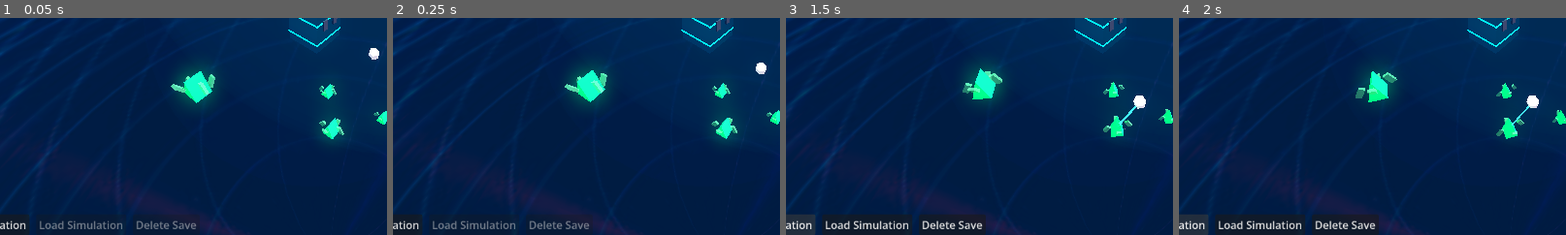
Above: before the commit, frames 1-4 (left to right).
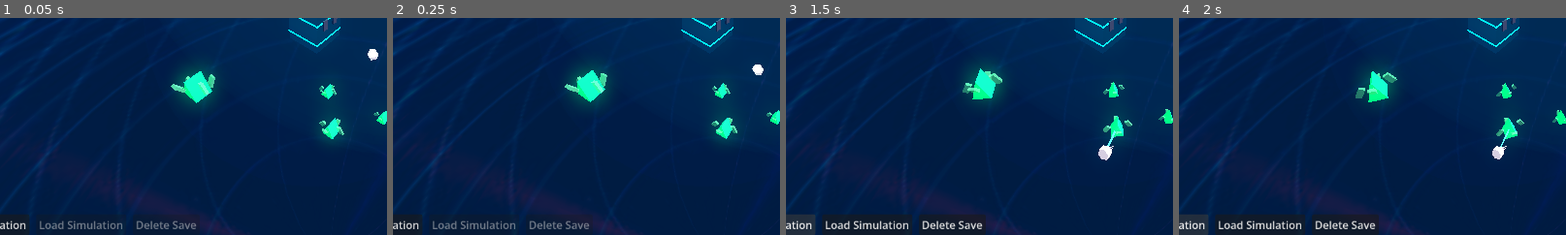
Above: after the commit, the same moments.

Repository: peterlavey/immanent
Game: Godot game, scene res://src/core/world/World.tscn
Two runs of this game, one before a commit and one after it. Both use one fixed random seed, a clock stepped at 60 frames per second and the inputs below. Sound files missing from this copy of the repository are replaced by a short silence.
Inputs (mouse positions are % of the whole screen's width and height, from its top left):
- Up to frame 1 (0.05 s): no input
- Up to frame 2 (0.25 s): no input
- Up to frame 3 (1.5 s): move the mouse to (72, 45) at 0.52 s; click (72, 45) at 0.67 s; click "Save Simulation" at 1.25 s
- Up to frame 4 (2 s): no input
The pictures show only the part of the screen within x 9-59%, y 47-97%; the shares and areas given below are measured in that part.

The runs differ from the first frame. In frame 1, less than 0.1% of the frame differs, in the area x 94-98%, y 13-20%; in frame 2, 0.1%; in frame 3, 0.5%, in the area x 80-93%, y 35-66%; in frame 4, 0.4%.

Commit message:
Add Psinergy system for G1 units: Implement connection-based upgrades with proximity detection, visualized beams, and extraction boost. Introduce "Psinergy" upgrade in Upgrade Menu, restrict to Core Level 2+. Update save/load system, stats UI, and documentation.

Diff:
--- a/src/core/core/SaveManager.gd
+++ b/src/core/core/SaveManager.gd
@@ -101,7 +101,9 @@
 			"load": g.current_load,
 			"speed": g.move_speed,
 			"capacity": g.carry_capacity,
-			"extraction": g.extraction_rate
+			"extraction": g.extraction_rate,
+			"conn_range": g.connection_range,
+			"conn_boost": g.connection_boost
 		})
 
 	for g in get_tree().get_nodes_in_group("genezis_g2"):
@@ -162,6 +164,8 @@
 		g.move_speed = g_data.speed
 		g.carry_capacity = g_data.capacity
 		g.extraction_rate = g_data.extraction
+		g.connection_range = g_data.get("conn_range", 0.0)
+		g.connection_boost = g_data.get("conn_boost", 1.0)
 		world_manager.genezis_spawned.emit(g)
 
 	# Restore Genezis G2
--- a/src/core/world_manager/WorldManager.gd
+++ b/src/core/world_manager/WorldManager.gd
@@ -242,3 +242,7 @@
 		var capacity_level = menu.upgrade_levels.get("capacity", 0)
 		if capacity_level > 0:
 			genezis.upgrade_capacity(pow(1.2, capacity_level))
+		# Psinergy
+		var psinergy_level = menu.upgrade_levels.get("psinergy", 0)
+		if psinergy_level > 0:
+			genezis.upgrade_psinergy(psinergy_level)
--- a/src/entities/genezis/genezis_g1/GenezisG1.gd
+++ b/src/entities/genezis/genezis_g1/GenezisG1.gd
@@ -7,6 +7,10 @@
 @export var move_speed: float = 5.0
 @export var carry_capacity: int = 100 # Capacity in bytes
 @export var extraction_rate: int = 10 # Bytes per second
+
+# Psinergy upgrade variables
+@export var connection_range: float = 0.0 # Disabled by default (0.0)
+@export var connection_boost: float = 1.0 # Multiplier (1.0 = no boost)
 
 var current_state: State = State.IDLE
 var target_data_spot: Node3D = null
@@ -16,6 +20,8 @@
 var merging_target_pos: Vector3 = Vector3.ZERO
 var _extraction_accumulator: float = 0.0
 
+var connected_g1: CharacterBody3D = null
+
 # Stuck detection variables
 var _stuck_timer: float = 0.0
 var _last_position: Vector3 = Vector3.ZERO
@@ -40,9 +46,18 @@
 func upgrade_capacity(multiplier: float) -> void:
 	carry_capacity = int(carry_capacity * multiplier)
 
+func upgrade_psinergy(level: int) -> void:
+	if level <= 0:
+		connection_range = 0.0
+		connection_boost = 1.0
+	else:
+		connection_range = level * 5.0
+		connection_boost = 1.0 + (level * 0.2)
+
 @onready var visuals: Node3D = $Visuals
 @onready var head: MeshInstance3D = $Visuals/Head
 @onready var connection_beam: MeshInstance3D = $ConnectionBeam
+@onready var psinergy_beam: MeshInstance3D = $PsinergyBeam
 @onready var data_particles: GPUParticles3D = $DataParticles
 
 var _pulse_timer: float = 0.0
@@ -87,9 +102,29 @@
 	else:
 		head.scale = Vector3.ONE
 		_pulse_timer = 0.0
+
+		# Show G1 connection beam at all times when not mining or depositing
+		# Only the G1 with the smaller instance ID shows the beam to avoid double lines
+		if connected_g1 and is_instance_valid(connected_g1) and get_instance_id() < connected_g1.get_instance_id():
+			_update_psinergy_visual(connected_g1.global_position)
+		else:
+			psinergy_beam.visible = false
+
 		connection_beam.visible = false
 		data_particles.emitting = false
 		data_particles.visible = false
+
+	# Connection logic
+	_update_g1_connection(delta)
+
+	# If we are currently extracting or depositing, we should ALSO show the psinergy beam if connected
+	# and we are the designated G1 for visuals (smaller instance ID)
+	if (current_state == State.EXTRACTING or current_state == State.DEPOSITING) and \
+	   connected_g1 and is_instance_valid(connected_g1) and \
+	   get_instance_id() < connected_g1.get_instance_id():
+		_update_psinergy_visual(connected_g1.global_position)
+	elif current_state == State.EXTRACTING or current_state == State.DEPOSITING:
+		psinergy_beam.visible = false
 
 	match current_state:
 		State.IDLE:
@@ -109,7 +144,11 @@
 				current_state = State.IDLE
 		State.EXTRACTING:
 			if is_instance_valid(target_data_spot):
-				_extraction_accumulator += extraction_rate * delta
+				var effective_extraction_rate = extraction_rate
+				if connected_g1 and is_instance_valid(connected_g1):
+					effective_extraction_rate *= connection_boost
+
+				_extraction_accumulator += effective_extraction_rate * delta
 				var to_extract = int(_extraction_accumulator)
 				if to_extract > 0:
 					var space_left = carry_capacity - current_load
@@ -218,6 +257,37 @@
 			look_at(look_target, Vector3.RIGHT)
 	move_and_slide()
 
+func _update_g1_connection(_delta: float) -> void:
+	if connection_range <= 0.0:
+		connected_g1 = null
+		return
+
+	# Check if current connection is still valid and in range
+	if connected_g1 and is_instance_valid(connected_g1):
+		# If the other G1 is connected to someone else, we should drop it to avoid overlapping connections
+		# or multiple connections to the same G1 (forming a triangle or line)
+		if global_position.distance_to(connected_g1.global_position) > connection_range or \
+		   (connected_g1.connected_g1 and connected_g1.connected_g1 != self):
+			connected_g1 = null
+
+	# If no connection, look for a new one
+	if not connected_g1 or not is_instance_valid(connected_g1):
+		var g1s = get_tree().get_nodes_in_group("genezis_g1")
+		var closest_g1: CharacterBody3D = null
+		var min_dist = connection_range
+
+		for g in g1s:
+			if g == self: continue
+			# Don't connect to a G1 that is already connected to someone else
+			if g.connected_g1 and g.connected_g1 != self: continue
+
+			var dist = global_position.distance_to(g.global_position)
+			if dist < min_dist:
+				min_dist = dist
+				closest_g1 = g
+
+		connected_g1 = closest_g1
+
 func _update_connection_visual(target_pos: Vector3) -> void:
 	if not connection_beam or not data_particles:
 		return
@@ -248,6 +318,32 @@
 	data_particles.visible = true
 	data_particles.emitting = true
 	data_particles.global_position = end_pos
+
+func _update_psinergy_visual(target_pos: Vector3) -> void:
+	if not psinergy_beam:
+		return
+
+	var start_pos = head.global_position
+	var end_pos = target_pos
+
+	var diff = end_pos - start_pos
+	var distance = diff.length()
+
+	psinergy_beam.visible = true
+	psinergy_beam.global_position = start_pos + diff * 0.5
+
+	# Rotate the cylinder to point from start to end
+	if diff.length() > 0.001:
+		psinergy_beam.look_at(end_pos, Vector3.UP)
+		psinergy_beam.rotate_object_local(Vector3.RIGHT, PI/2.0)
+
+	# Scale the cylinder mesh height
+	psinergy_beam.scale.y = distance
+
+	# Pulse the beam width slightly (different frequency than extraction beam)
+	var pulse = 1.0 + sin(Time.get_ticks_msec() * 0.01) * 0.15
+	psinergy_beam.scale.x = pulse
+	psinergy_beam.scale.z = pulse
 
 func reset_load() -> void:
 	current_load = 0
@@ -261,7 +357,10 @@
 		"capacity": carry_capacity,
 		"extraction": extraction_rate,
 		"load": current_load,
-		"state": State.keys()[current_state]
+		"state": State.keys()[current_state],
+		"conn_range": connection_range,
+		"conn_boost": connection_boost,
+		"is_connected": connected_g1 != null and is_instance_valid(connected_g1)
 	}
 
 func _input_event(_camera: Camera3D, event: InputEvent, _position: Vector3, _normal: Vector3, _shape_idx: int) -> void:
--- a/src/entities/genezis/genezis_g1/GenezisG1.tscn
+++ b/src/entities/genezis/genezis_g1/GenezisG1.tscn
@@ -37,6 +37,20 @@
 material = SubResource("StandardMaterial3D_Beam")
 top_radius = 0.05
 bottom_radius = 0.05
+height = 1.0
+radial_segments = 8
+
+[sub_resource type="StandardMaterial3D" id="StandardMaterial3D_Psinergy"]
+transparency = 1
+albedo_color = Color(0.8, 0.2, 1.0, 0.6)
+emission_enabled = true
+emission = Color(0.8, 0.2, 1.0, 1.0)
+emission_energy_multiplier = 2.0
+
+[sub_resource type="CylinderMesh" id="CylinderMesh_Psinergy"]
+material = SubResource("StandardMaterial3D_Psinergy")
+top_radius = 0.02
+bottom_radius = 0.02
 height = 1.0
 radial_segments = 8
 
@@ -101,6 +115,11 @@
 top_level = true
 mesh = SubResource("CylinderMesh_Beam")
 
+[node name="PsinergyBeam" type="MeshInstance3D" parent="."]
+visible = false
+top_level = true
+mesh = SubResource("CylinderMesh_Psinergy")
+
 [node name="DataParticles" type="GPUParticles3D" parent="."]
 visible = false
 top_level = true
--- a/src/ui/genezis_stats_ui/GenezisStatsUI.gd
+++ b/src/ui/genezis_stats_ui/GenezisStatsUI.gd
@@ -16,8 +16,20 @@
 	if type_label == "Genezis G2":
 		text += "Role: Protection / Security\n"
 	else:
-		text += "Extraction: %d B/s\n" % stats.get("extraction", 0)
-		text += "Load: %s / %s" % [format_bytes(stats.get("load", 0)), format_bytes(stats.get("capacity", 0))]
+		var extraction = stats.get("extraction", 0)
+		var is_connected = stats.get("is_connected", false)
+		var boost = stats.get("conn_boost", 1.0)
+
+		if is_connected:
+			text += "Extraction: %d B/s (x%.1f Boost!)\n" % [extraction, boost]
+		else:
+			text += "Extraction: %d B/s\n" % extraction
+
+		text += "Load: %s / %s\n" % [format_bytes(stats.get("load", 0)), format_bytes(stats.get("capacity", 0))]
+
+		var conn_range = stats.get("conn_range", 0.0)
+		if conn_range > 0:
+			text += "Psinergy: %s" % ("Active" if is_connected else "Scanning...")
 
 	stats_label.text = text
 
--- a/src/ui/hud/HUD.gd
+++ b/src/ui/hud/HUD.gd
@@ -118,6 +118,9 @@
 			var world_manager = get_tree().get_first_node_in_group("world_manager")
 			if world_manager:
 				world_manager.fuse_genezis()
+		"psinergy":
+			var level = upgrade_menu.upgrade_levels.get("psinergy", 0)
+			get_tree().call_group("genezis_g1", "upgrade_psinergy", level)
 
 	# Refresh UI if a Genezis G1 is selected
 	if selected_genezis and is_instance_valid(selected_genezis):
--- a/src/ui/upgrade_menu/UpgradeMenu.gd
+++ b/src/ui/upgrade_menu/UpgradeMenu.gd
@@ -7,6 +7,7 @@
 @onready var capacity_button = $Panel/MarginContainer/VBoxContainer/CapacityButton
 @onready var fov_button = $Panel/MarginContainer/VBoxContainer/FOVButton
 @onready var genezis_count_button = $Panel/MarginContainer/VBoxContainer/GenezisG1CountButton
+@onready var psinergy_button = Button.new()
 @onready var fusion_button = Button.new()
 @onready var evolution_button = Button.new()
 @onready var title_label = $Panel/MarginContainer/VBoxContainer/Title
@@ -26,7 +27,8 @@
 	"fov": 0,
 	"genezis_count": 0,
 	"evolution": 0,
-	"fusion": 0
+	"fusion": 0,
+	"psinergy": 0
 }
 
 func _ready() -> void:
@@ -53,6 +55,12 @@
 	$Panel/MarginContainer/VBoxContainer.add_child(fusion_button)
 	$Panel/MarginContainer/VBoxContainer.move_child(fusion_button, $Panel/MarginContainer/VBoxContainer.get_child_count() - 3)
 
+	# Setup psinergy button
+	psinergy_button.text = "Upgrade Psinergy"
+	psinergy_button.pressed.connect(_on_psinergy_button_pressed)
+	$Panel/MarginContainer/VBoxContainer.add_child(psinergy_button)
+	$Panel/MarginContainer/VBoxContainer.move_child(psinergy_button, $Panel/MarginContainer/VBoxContainer.get_child_count() - 3)
+
 	_update_buttons()
 
 func set_mode(mode: Mode) -> void:
@@ -128,11 +136,19 @@
 		upgrade_purchased.emit("fusion")
 		_update_buttons()
 
+func _on_psinergy_button_pressed() -> void:
+	if upgrade_levels["psinergy"] >= get_max_level(): return
+	if core_node and core_node.spend_data(get_upgrade_cost("psinergy")):
+		_play_click_sfx()
+		upgrade_levels["psinergy"] += 1
+		upgrade_purchased.emit("psinergy")
+		_update_buttons()
+
 func _update_buttons() -> void:
 	if not core_node: return
 
 	# Ensure upgrade_levels has all necessary keys (for safety when loading old saves)
-	for key in ["speed", "extraction", "capacity", "fov", "genezis_count", "evolution", "fusion"]:
+	for key in ["speed", "extraction", "capacity", "fov", "genezis_count", "evolution", "fusion", "psinergy"]:
 		if not upgrade_levels.has(key):
 			upgrade_levels[key] = 0
 
@@ -143,6 +159,7 @@
 	genezis_count_button.visible = current_mode == Mode.CORE
 	evolution_button.visible = current_mode == Mode.CORE
 	fusion_button.visible = current_mode == Mode.GENEZIS_G1
+	psinergy_button.visible = current_mode == Mode.GENEZIS_G1
 
 	_update_button_text(speed_button, "speed", "Upgrade G1 Speed")
 	_update_button_text(extraction_button, "extraction", "Upgrade G1 Extraction")
@@ -151,6 +168,7 @@
 	_update_button_text(genezis_count_button, "genezis_count", "Spawn Genezis G1")
 	_update_button_text(evolution_button, "evolution", "") # Label is generated in _update_button_text
 	_update_button_text(fusion_button, "fusion", "Fuse Genezis")
+	_update_button_text(psinergy_button, "psinergy", "Upgrade Psinergy")
 
 func _on_core_data_changed(_new_data: int) -> void:
 	_update_buttons()
@@ -181,14 +199,17 @@
 
 		var can_afford = core_node.current_data >= cost
 		var requirements_met = true
-		if type == "fusion":
-			var g1_count = get_tree().get_nodes_in_group("genezis_g1").size()
+		if type == "fusion" or type == "psinergy":
 			var evolution_met = core_node.evolution_level >= 2
-			requirements_met = g1_count >= 5 and evolution_met
+			requirements_met = evolution_met
 			if not evolution_met:
 				button.text = "%s (Requires Evolution Level 2)" % label
-			elif g1_count < 5:
-				button.text = "%s (Requires 5 G1)" % label
+
+			if type == "fusion":
+				var g1_count = get_tree().get_nodes_in_group("genezis_g1").size()
+				requirements_met = requirements_met and g1_count >= 5
+				if evolution_met and g1_count < 5:
+					button.text = "%s (Requires 5 G1)" % label
 
 		button.disabled = not (can_afford and requirements_met)
 
@@ -214,6 +235,7 @@
 		"evolution":
 			base_cost = 1024 if level == 0 else 131072 # 1 KB for first evolution, 128 KB for others (reduced from 256 KB)
 		"fusion": base_cost = 25600 # 25 KB to fuse, reduced from 50 KB
+		"psinergy": base_cost = 1000
 
 	if type == "fusion":
 		# For fusion, level should represent how many G2s we have
Not shown, changed: docs/plan.md
Not shown, changed: docs/requirements.md
Not shown, changed: docs/tasks.md
